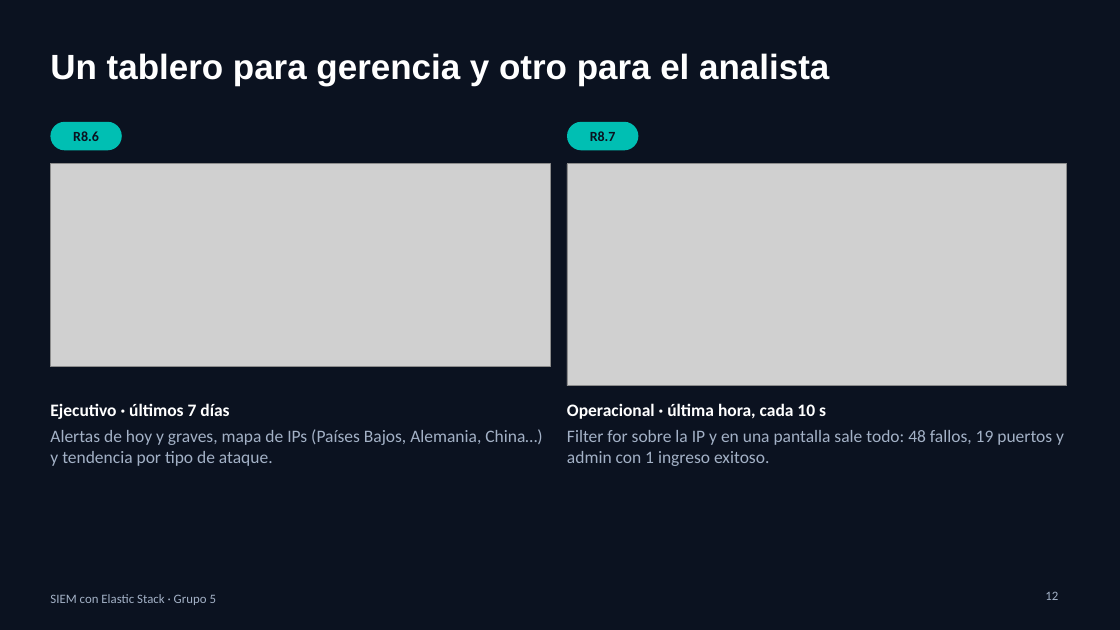
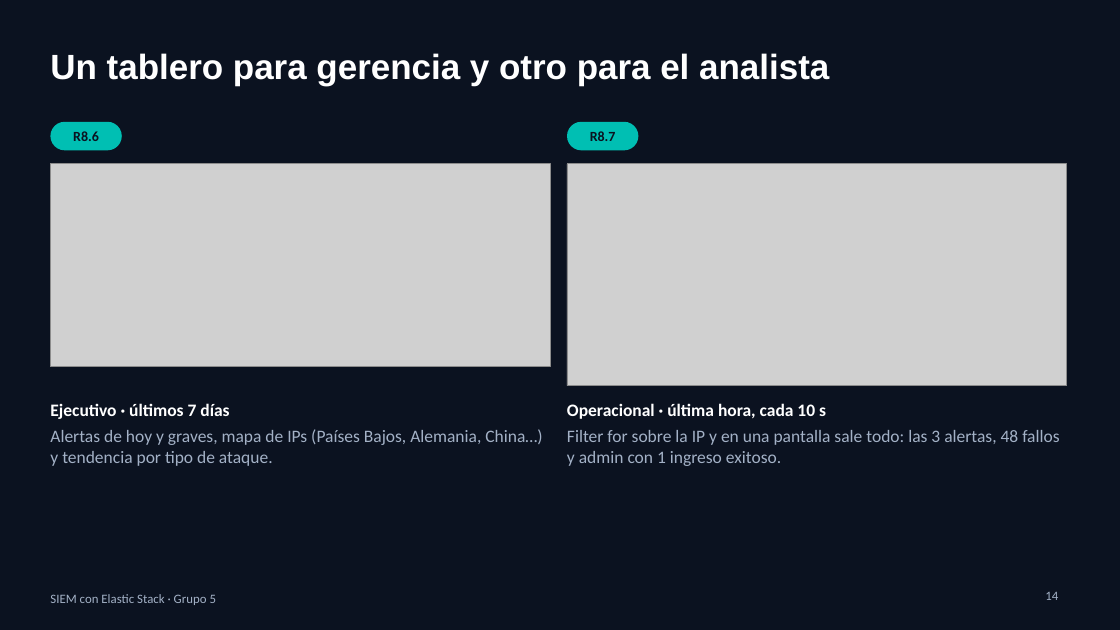
Before and after one commit to ballesterossmartsolutionssas/siem-elastic-grupo5, a slide deck: slide 14 of diapositivas/SIEM-Grupo5.pptx (slide 12 before the commit). Drawn at 1120x630 pixels with LibreOffice and Linux fonts; fonts in the diff are those of the drawing; grey boxes stand for pictures. Boxes give left, top, right and bottom in pixels: in the first picture for what was removed or moved away, otherwise in the second. Text is boxed around its words. In the diff, an @@ line names an element or a change of style, - is before the commit and + after.

```diff
--- a/diapositivas/SIEM-Grupo5.pptx
+++ b/diapositivas/SIEM-Grupo5.pptx
@@ text at box(567, 430, 1059, 466): text changed @@
-Filter for sobre la IP y en una pantalla sale todo: 48 fallos, 19 puertos y admin con 1 ingreso exitoso.
+Filter for sobre la IP y en una pantalla sale todo: las 3 alertas, 48 fallos y admin con 1 ingreso exitoso.
@@ page number at box(1045, 592, 1058, 600): text changed @@
-12
+14
```
Also in this commit, not shown: 7 other slides changed, 3 slides added, 15 other files.
